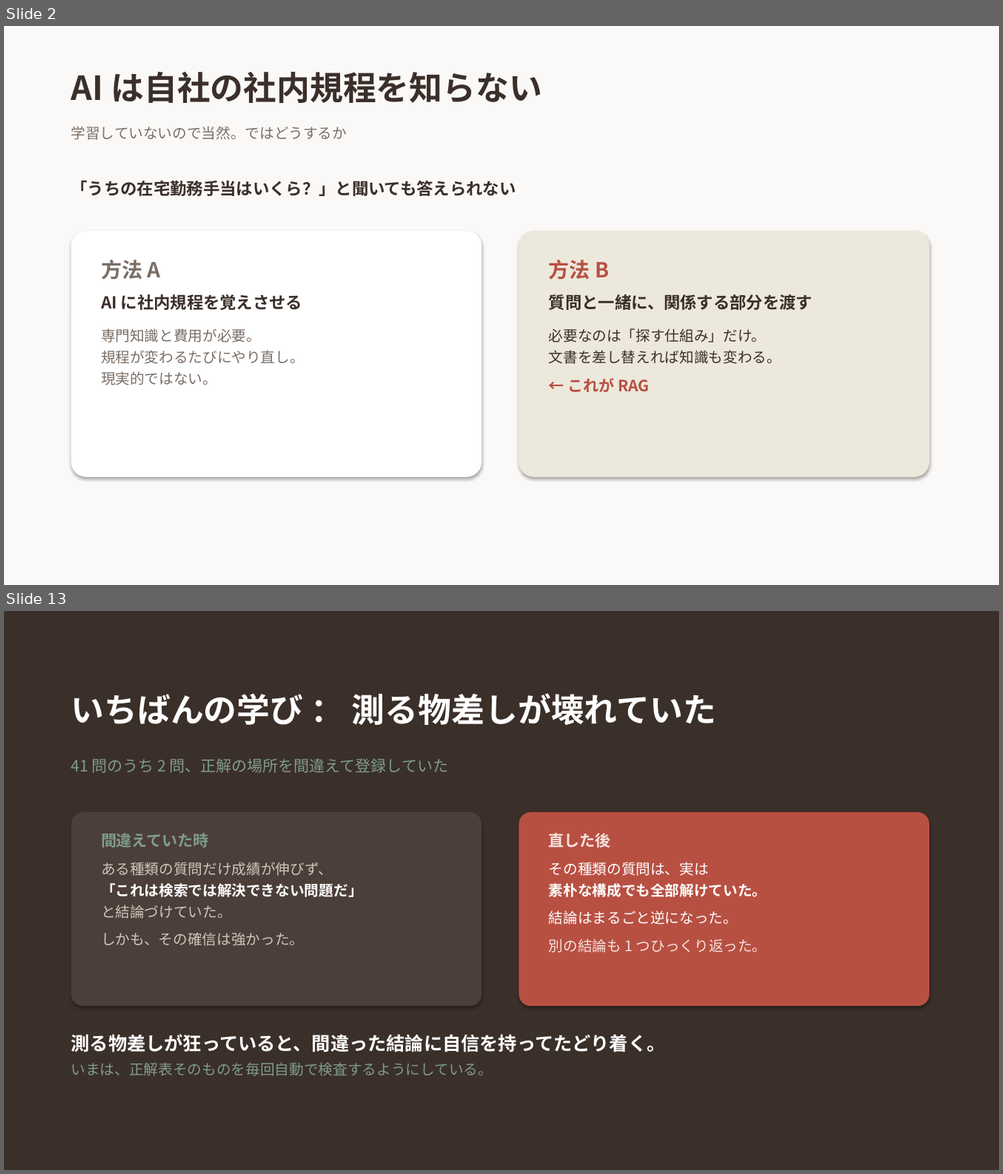
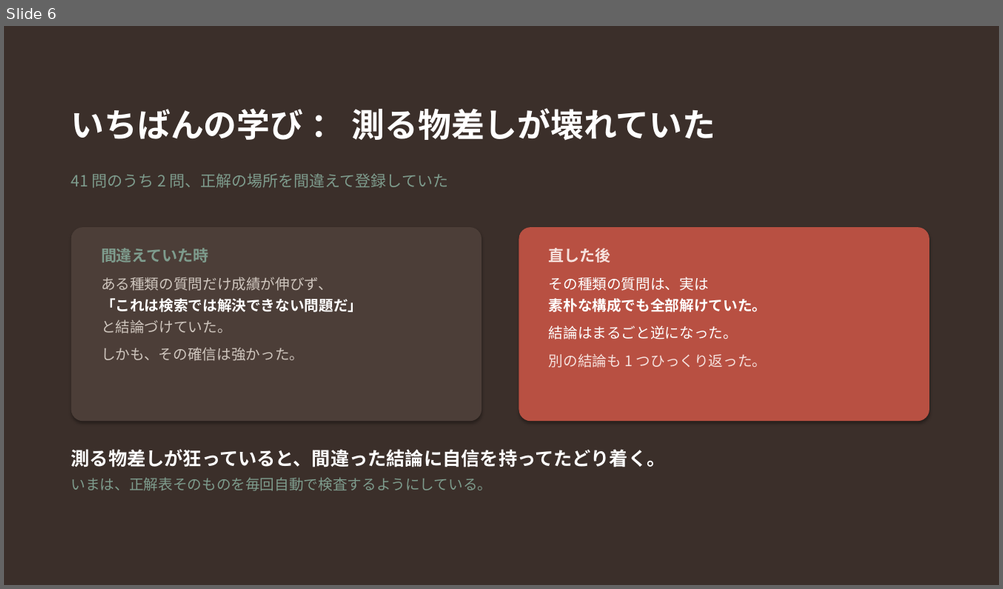
Before and after one commit to 20061111adg-debug/rag-workshop, a slide deck: docs/RAGとは.pptx. Shown one above the other, each under a label of ours: slides 2 and 13 before the commit, slide 6 after it; the slides between them are not shown. The pictures are 1003x1174 and 1003x589 pixels, drawn with LibreOffice and Linux fonts; fonts in the diff are those of the drawing. Boxes give left, top, right and bottom in pixels: in the first picture for what was removed or moved away, otherwise in the second. Text is boxed around its words. In the diff, an @@ line names an element or a change of style, - is before the commit and + after.

```diff
--- a/docs/RAGとは.pptx
+++ b/docs/RAGとは.pptx
@@ slide 2 removed at box(4, 26, 999, 585), background #FAF9F7 @@
@@ text removed at box(71, 72, 542, 103) @@
-AI は自社の社内規程を知らない
@@ text removed at box(71, 126, 347, 140) @@
-学習していないので当然。ではどうするか
@@ text removed at box(71, 180, 516, 196) @@
-「うちの在宅勤務手当はいくら？」と聞いても答えられない
@@ rounded rectangle removed at box(71, 231, 481, 477) @@
@@ rounded rectangle removed at box(519, 231, 929, 477) @@
@@ text removed at box(101, 260, 304, 386) @@
-方法 A
-AI に社内規程を覚えさせる
-専門知識と費用が必要。
-規程が変わるたびにやり直し。
-現実的ではない。
@@ text removed at box(549, 260, 812, 392) @@
-方法 B
-質問と一緒に、関係する部分を渡す
-必要なのは「探す仕組み」だけ。
-文書を差し替えれば知識も変わる。
-← これが RAG
@@ what was slide 13 is now slide 6 @@
```
Also in this commit, not shown: 8 slides changed, 1 slide added, 6 other slides removed, 1 other file.
